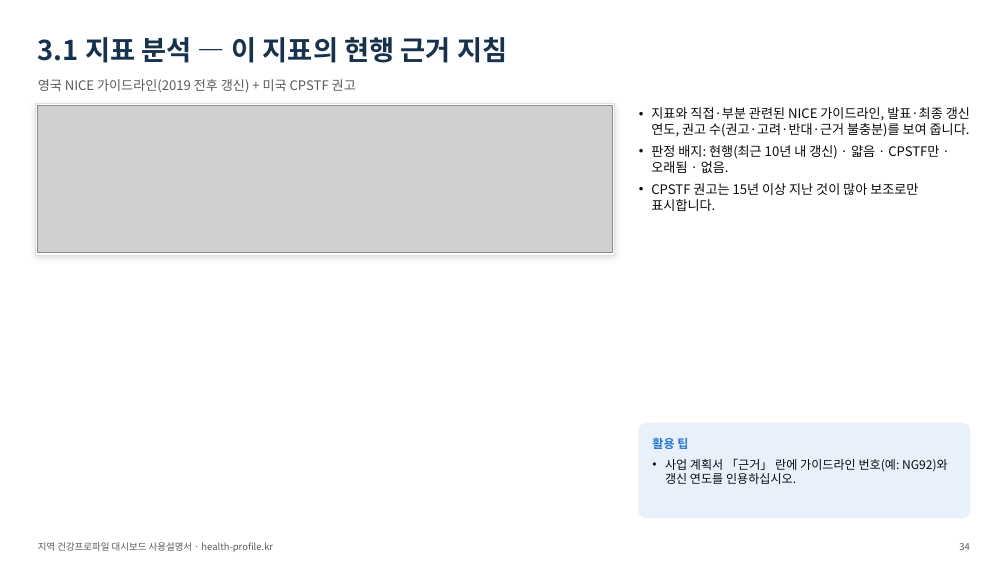
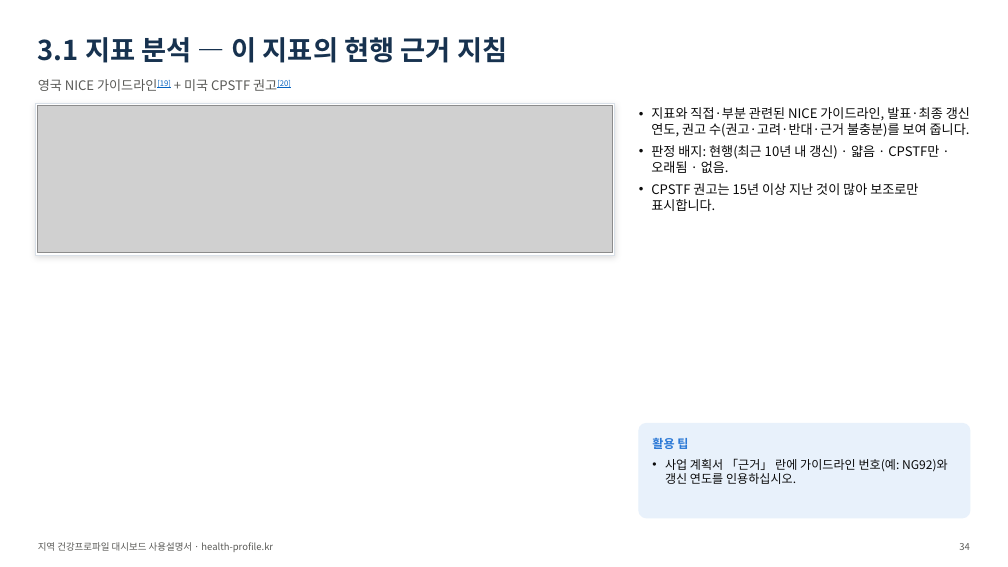
Before and after one commit to soonryu74/soonryu74.github.io, a slide deck: slide 34 of health-dashboard/docs/지역건강프로파일_대시보드_사용설명서_v1.pptx. Drawn at 1008x567 pixels with LibreOffice and Linux fonts; fonts in the diff are those of the drawing; grey boxes stand for pictures. Boxes give left, top, right and bottom in pixels: in the first picture for what was removed or moved away, otherwise in the second. Text is boxed around its words. In the diff, an @@ line names an element or a change of style, - is before the commit and + after.

```diff
--- a/health-dashboard/docs/지역건강프로파일_대시보드_사용설명서_v1.pptx
+++ b/health-dashboard/docs/지역건강프로파일_대시보드_사용설명서_v1.pptx
@@ text at [38,79,291,91]: text changed @@
-영국 NICE 가이드라인(2019 전후 갱신) + 미국 CPSTF 권고
+영국 NICE 가이드라인[19] + 미국 CPSTF 권고[20]
```
Also in this commit, not shown: 17 other slides changed, 2 slides added, 30 other files.
